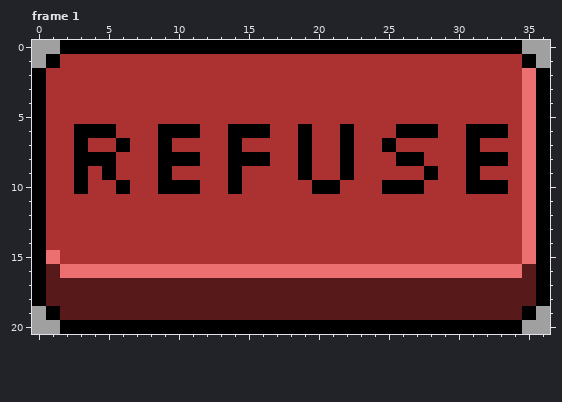
One commit to this pixel-art file: Assets/Sprites/button_refuse.ase. This is how it looked before the edit.
37x21 pixels, 1 frame. Shown: frame 1. The commit also changed other frames, which this record leaves out.
After the commit:
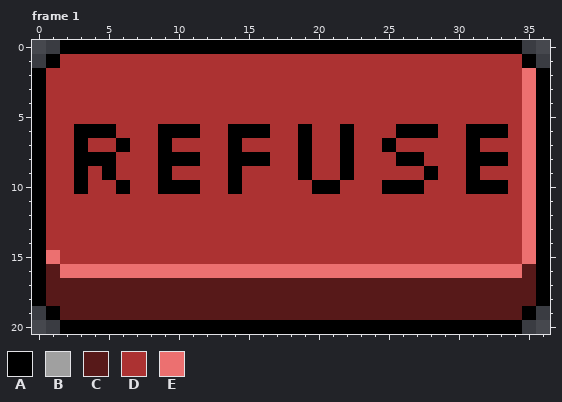
Palette (. is transparent): A #000000  B #a0a0a0  C #571919  D #ac3232  E #ec7070
Edits made:
Frame 1:
Colour B is removed in row 0 at x 0 to 1 and 35 to 36; in row 1 at x 0 and 36; in row 19 at x 0 and 36; in row 20 at x 0 to 1 and 35 to 36.
